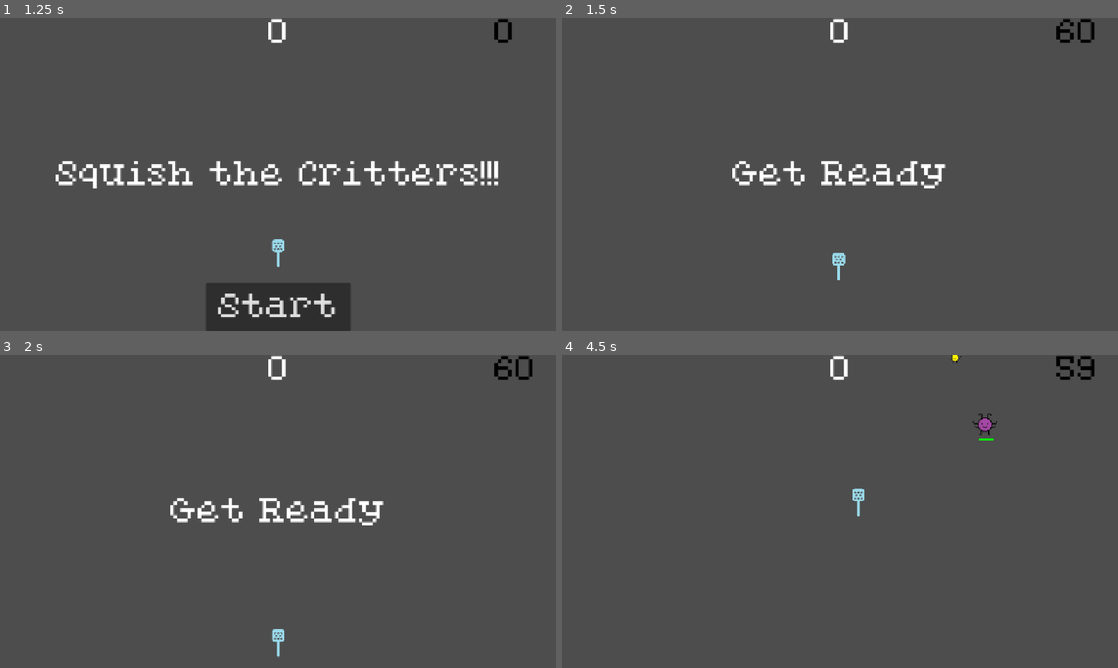
Above: before the commit, frames 1-4 (two rows, left to right).
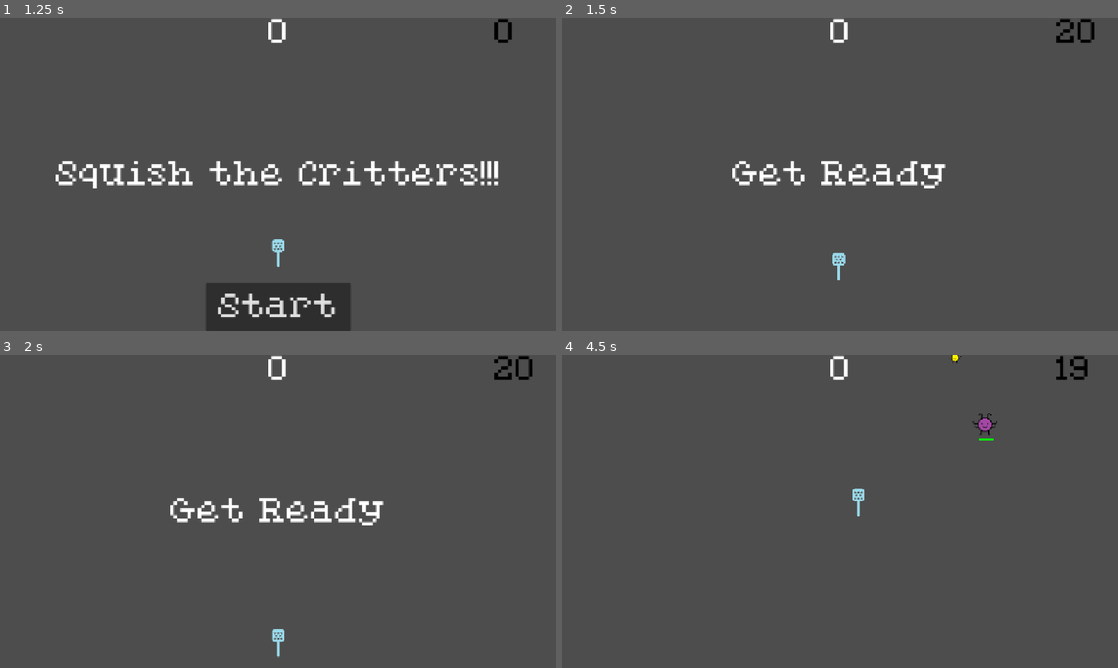
Above: after the commit, the same moments.

Repository: Evenwood/godotgamejame84
Game: Godot game, scene res://gui/title.tscn
Same seed, same stepped clock (60 frames per second), same inputs: the game is played once before the commit and once after it.
Inputs (mouse positions are in pixels of both pictures, inside the frame that each line leads up to):
- Up to frame 1 (1.25 s): click "Start" at 0.5 s
- Up to frame 2 (1.5 s): click "Start" at 1.25 s
- Up to frame 3 (2 s): no input
- Up to frame 4 (4.5 s): tap Enter at 2, 3.5 s; move the mouse to (962, 495) at 2.02 s; click (962, 495) at 2.1 s; tap Space at 2.75 s; move the mouse to (728, 527) at 2.77 s; click (728, 527) at 2.85 s; move the mouse to (895, 442) at 3.52 s; click (895, 442) at 3.6 s; move the mouse to (812, 574) at 4.27 s; click (812, 574) at 4.35 s

Frame 1 is identical in both runs. In frame 2, less than 0.1% of the frame differs, in the area x 88-93%, y 0-8%; in frame 3, less than 0.1%; in frame 4, 0.3%, in the area x 88-96%, y 0-8%.

Commit message:
Different Critters now worth different point values. Showing critters defeated in stat screen

Diff:
--- a/gamejam84/core.gd
+++ b/gamejam84/core.gd
@@ -1,18 +1,32 @@
 extends Node
 
 
-const TIME_LIMIT = 60
+const TIME_LIMIT = 20
 const MAIN_MESSAGE = "Squish the Critters!!!"
 const TITLE = "CREEPY CRITTER SQUISHER"
 
 const MOB_SPAWN_RATE = 0.5
 
 # Point Values
-const CRITTER_SQUISH_POINTS = 1
+const FORWARDER_SQUISH_POINTS = 1
+const ZIGZAGGER_SQUISH_POINTS = 2
+const SPIRALER_SQUISH_POINTS = 2
+const FAKER_SQUISH_POINTS = 2
+const CHASER_SQUISH_POINTS = 3
 const COLLECT_POWER_UP_POINTS = 3
+
+# Stat Values
+const REG_CRITTER_HP = 1
+const TOUGH_CRITTER_HP = 2
 
 # Tracked Parameters
 var critters_squished = 0
+var critter_bonus_points = 0
+var forwarders = 0
+var zigzaggers = 0
+var spiralers = 0
+var fakers = 0
+var chasers = 0
 var power_ups_collected = 0
 var num_swats = 0
 var successful_swats = 0
@@ -25,12 +39,23 @@
 
 func calculate_score() -> int:
 	var score = 0
-	score += CRITTER_SQUISH_POINTS * critters_squished
+	score += FORWARDER_SQUISH_POINTS * forwarders
+	score += ZIGZAGGER_SQUISH_POINTS * zigzaggers
+	score += SPIRALER_SQUISH_POINTS * spiralers
+	score += FAKER_SQUISH_POINTS * fakers
+	score += CHASER_SQUISH_POINTS * chasers
+	score += critter_bonus_points
 	score += COLLECT_POWER_UP_POINTS * power_ups_collected
 	return score
 
 func reset_state() -> void:
 	critters_squished = 0
+	forwarders = 0
+	zigzaggers = 0
+	spiralers = 0
+	fakers = 0
+	chasers = 0
+	critter_bonus_points = 0
 	power_ups_collected = 0
 	num_swats = 0
 	successful_swats = 0
--- a/gamejam84/critter/critter.gd
+++ b/gamejam84/critter/critter.gd
@@ -63,9 +63,9 @@
 	speed = randf_range(100.0, 500.0)
 	# Set HP based on critter type
 	if critter_type == "chaser":
-		HP = 2
+		HP = Core.TOUGH_CRITTER_HP
 	else:
-		HP = 1
+		HP = Core.REG_CRITTER_HP
 	scale_critter()  # Modify parameters based on current level (Higher Level = Tougher Critters)
 	_set_critter_sprite()
 	_create_behavior_handler(type, start_position, start_radians)
@@ -119,8 +119,23 @@
 func scale_critter():
 	speed += randf_range(0.0, Core.level * Core.VELOCITY_INCREMENT)
 	HP += randi_range(0, Core.level / 2)
-	if(HP > 1):
-		point_mod = HP * 2
+	if(HP > Core.TOUGH_CRITTER_HP):
+		point_mod = (HP - Core.TOUGH_CRITTER_HP) * 2
+
+func register_squished_critter():
+	match critter_type:
+		"forwarder":
+			Core.forwarders += 1
+		"zigzagger":
+			Core.zigzaggers += 1
+		"spiraler":
+			Core.spiralers += 1
+		"faker":
+			Core.fakers += 1
+		"chaser":
+			Core.chasers += 1
+		_:
+			Core.forwarders += 1
 
 func get_swatted(damage):
 	Core.successful_swats += 1
--- a/gamejam84/gui/stats.gd
+++ b/gamejam84/gui/stats.gd
@@ -11,6 +11,19 @@
 @onready var time = $StatPanel/MarginContainer/LabelContainer/TimeLabel
 @onready var level = $StatPanel/MarginContainer/LabelContainer/LevelLabel
 
+@onready var forwarder = $CritterPanel/MarginContainer/LabelContainer/ForwarderLabel
+@onready var zigzagger = $CritterPanel/MarginContainer/LabelContainer/ZigzaggerLabel
+@onready var spiraler = $CritterPanel/MarginContainer/LabelContainer/SpiralerLabel
+@onready var faker = $CritterPanel/MarginContainer/LabelContainer/FakerLabel
+@onready var chaser = $CritterPanel/MarginContainer/LabelContainer/ChaserLabel
+
+func _ready() -> void:
+	forwarder.tooltip_text = "Worth " + str(Core.FORWARDER_SQUISH_POINTS)
+	zigzagger.tooltip_text = "Worth " + str(Core.ZIGZAGGER_SQUISH_POINTS)
+	spiraler.tooltip_text = "Worth " + str(Core.SPIRALER_SQUISH_POINTS)
+	faker.tooltip_text = "Worth " + str(Core.FAKER_SQUISH_POINTS)
+	chaser.tooltip_text = "Worth " + str(Core.CHASER_SQUISH_POINTS)
+
 func update_stats() -> void:
 	critters.text = "Critters Squished: " + str(Core.critters_squished)
 	powers.text = "Power Ups Collected: " + str(Core.power_ups_collected)
@@ -18,7 +31,13 @@
 	succ_swats.text = "Successful Swats: " + str(Core.successful_swats)
 	accuracy.text = "Accuracy: " + calc_accuracy()
 	time.text = "Time Elapsed: " + str(Core.time_elapsed) + " seconds"
-	level.text = "Current Level: " + str(Core.level)
+	level.text = "Current Level: " + str(Core.level + 1)
+
+	forwarder.text = "Forwarders: " + str(Core.forwarders)
+	zigzagger.text = "Zigzaggers: " + str(Core.zigzaggers)
+	spiraler.text = "Spiralers: " + str(Core.spiralers)
+	faker.text = "Fakers: " + str(Core.fakers)
+	chaser.text = "Chasers: " + str(Core.chasers)
 
 func calc_accuracy() -> String:
 	var acc: float = 0.0
--- a/gamejam84/gui/stats.tscn
+++ b/gamejam84/gui/stats.tscn
@@ -2,18 +2,7 @@
 
 [ext_resource type="Script" uid="uid://c1twi1peraaeq" path="res://gui/stats.gd" id="1_ut4vt"]
 [ext_resource type="FontFile" uid="uid://csuju232u5qsn" path="res://art/PixelatedEleganceRegular-ovyAA.ttf" id="1_wd47t"]
-
-[sub_resource type="StyleBoxFlat" id="StyleBoxFlat_2ycpp"]
-bg_color = Color(0.0693711, 0.280649, 0.363005, 0.713726)
-border_width_left = 5
-border_width_top = 5
-border_width_right = 5
-border_width_bottom = 5
-border_color = Color(0.0117647, 0.141176, 0.145098, 0.898039)
-corner_radius_top_left = 5
-corner_radius_top_right = 5
-corner_radius_bottom_right = 5
-corner_radius_bottom_left = 5
+[ext_resource type="StyleBox" uid="uid://d32ynww7y148n" path="res://gui/statstyle.tres" id="2_cap47"]
 
 [node name="Stats" type="CanvasLayer"]
 script = ExtResource("1_ut4vt")
@@ -30,7 +19,7 @@
 offset_bottom = 290.0
 grow_horizontal = 2
 grow_vertical = 2
-theme_override_styles/panel = SubResource("StyleBoxFlat_2ycpp")
+theme_override_styles/panel = ExtResource("2_cap47")
 
 [node name="MarginContainer" type="MarginContainer" parent="StatPanel"]
 layout_mode = 1
@@ -140,6 +129,90 @@
 theme_override_font_sizes/font_size = 30
 text = "Exit"
 
+[node name="CritterPanel" type="Panel" parent="."]
+offset_left = 867.0
+offset_top = 35.0
+offset_right = 1117.0
+offset_bottom = 385.0
+theme_override_styles/panel = ExtResource("2_cap47")
+
+[node name="MarginContainer" type="MarginContainer" parent="CritterPanel"]
+layout_mode = 1
+anchors_preset = 15
+anchor_right = 1.0
+anchor_bottom = 1.0
+grow_horizontal = 2
+grow_vertical = 2
+theme_override_constants/margin_left = 25
+theme_override_constants/margin_top = 25
+theme_override_constants/margin_right = 25
+theme_override_constants/margin_bottom = 25
+
+[node name="LabelContainer" type="VBoxContainer" parent="CritterPanel/MarginContainer"]
+layout_mode = 2
+theme_override_constants/separation = 40
+
+[node name="TitleLabel" type="RichTextLabel" parent="CritterPanel/MarginContainer/LabelContainer"]
+layout_mode = 2
+theme_override_colors/default_color = Color(1, 0.126385, 0.333605, 1)
+theme_override_fonts/normal_font = ExtResource("1_wd47t")
+theme_override_font_sizes/normal_font_size = 20
+text = "Critters"
+fit_content = true
+autowrap_mode = 0
+horizontal_alignment = 1
+vertical_alignment = 1
+
+[node name="ForwarderLabel" type="RichTextLabel" parent="CritterPanel/MarginContainer/LabelContainer"]
+layout_mode = 2
+theme_override_fonts/normal_font = ExtResource("1_wd47t")
+theme_override_font_sizes/normal_font_size = 15
+text = "Forwarders: "
+fit_content = true
+autowrap_mode = 0
+horizontal_alignment = 1
+vertical_alignment = 1
+
+[node name="ZigzaggerLabel" type="RichTextLabel" parent="CritterPanel/MarginContainer/LabelContainer"]
+layout_mode = 2
+theme_override_fonts/normal_font = ExtResource("1_wd47t")
+theme_override_font_sizes/normal_font_size = 15
+text = "Zigzaggers: "
+fit_content = true
+autowrap_mode = 0
+horizontal_alignment = 1
+vertical_alignment = 1
+
+[node name="SpiralerLabel" type="RichTextLabel" parent="CritterPanel/MarginContainer/LabelContainer"]
+layout_mode = 2
+theme_override_fonts/normal_font = ExtResource("1_wd47t")
+theme_override_font_sizes/normal_font_size = 15
+text = "Spiralers: "
+fit_content = true
+autowrap_mode = 0
+horizontal_alignment = 1
+vertical_alignment = 1
+
+[node name="FakerLabel" type="RichTextLabel" parent="CritterPanel/MarginContainer/LabelContainer"]
+layout_mode = 2
+theme_override_fonts/normal_font = ExtResource("1_wd47t")
+theme_override_font_sizes/normal_font_size = 15
+text = "Fakers: "
+fit_content = true
+autowrap_mode = 0
+horizontal_alignment = 1
+vertical_alignment = 1
+
+[node name="ChaserLabel" type="RichTextLabel" parent="CritterPanel/MarginContainer/LabelContainer"]
+layout_mode = 2
+theme_override_fonts/normal_font = ExtResource("1_wd47t")
+theme_override_font_sizes/normal_font_size = 15
+text = "Chasers: "
+fit_content = true
+autowrap_mode = 0
+horizontal_alignment = 1
+vertical_alignment = 1
+
 [connection signal="pressed" from="StatPanel/MarginContainer/LabelContainer/ButtonContainer/ContinueButton" to="." method="_on_continue_button_pressed"]
 [connection signal="pressed" from="StatPanel/MarginContainer/LabelContainer/ButtonContainer/RestartButton" to="." method="_on_restart_button_pressed"]
 [connection signal="pressed" from="StatPanel/MarginContainer/LabelContainer/ButtonContainer/ExitButton" to="." method="_on_exit_button_pressed"]
--- /dev/null
+++ b/gamejam84/gui/statstyle.tres
@@ -0,0 +1,13 @@
+[gd_resource type="StyleBoxFlat" format=3 uid="uid://d32ynww7y148n"]
+
+[resource]
+bg_color = Color(0.0693711, 0.280649, 0.363005, 0.713726)
+border_width_left = 5
+border_width_top = 5
+border_width_right = 5
+border_width_bottom = 5
+border_color = Color(0.0117647, 0.141176, 0.145098, 0.898039)
+corner_radius_top_left = 5
+corner_radius_top_right = 5
+corner_radius_bottom_right = 5
+corner_radius_bottom_left = 5
--- a/gamejam84/main.gd
+++ b/gamejam84/main.gd
@@ -198,7 +198,7 @@
 	critter.get_swatted(damage)
 
 	if critter.HP == 0:
-		Core.critters_squished += 1
+		calc_critter_points(critter)
 		critter.queue_free()
 		audio_player.play()
 
@@ -212,6 +212,12 @@
 	#$death_animation.position = critter.position
 	#$death_animation.play()
 
+
+func calc_critter_points(critter) -> void:
+	Core.critters_squished += 1
+	critter.register_squished_critter()
+	Core.critter_bonus_points += critter.point_mod
+
 func _on_resume_from_pause() -> void:
 	process_pause()
 
